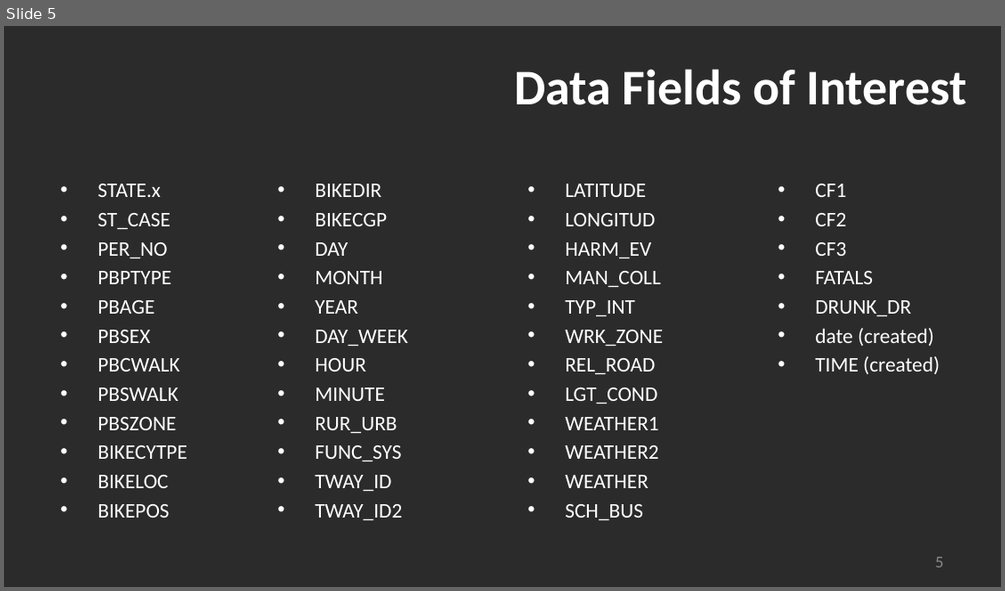
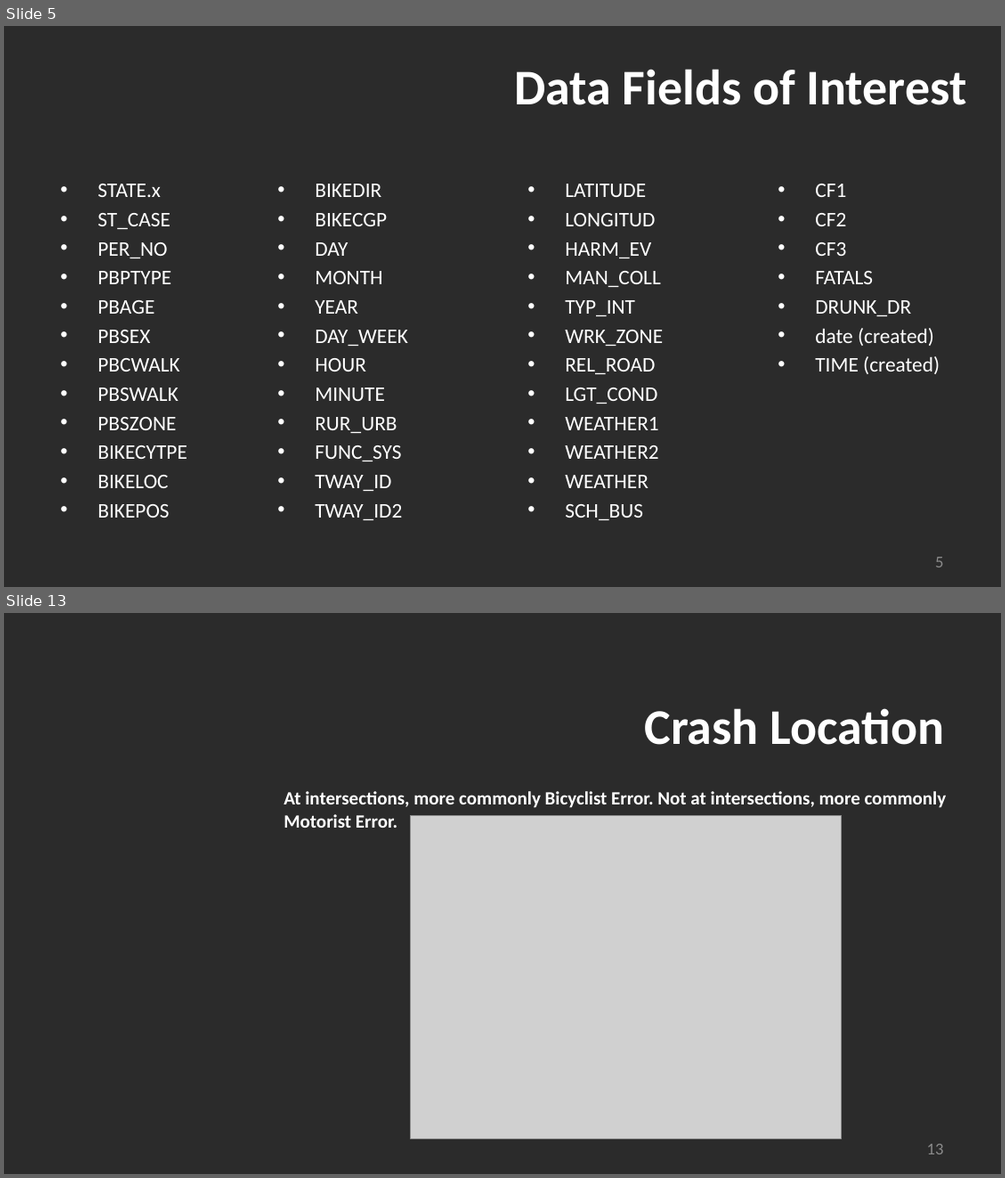
Before and after one commit to madams11/DataR-Project, a slide deck: US Bicycle Fatalities_Group 4.pptx. Shown one above the other, each under a label of ours: slide 5 before the commit, slides 5 and 13 after it; the slides between them are not shown. The pictures are 1005x591 and 1005x1178 pixels, drawn with LibreOffice and Linux fonts; fonts in the diff are those of the drawing; grey boxes stand for pictures; background and template pictures are left out; a plain dark background stands for a picture behind light text. Boxes give left, top, right and bottom in pixels: in the first picture for what was removed or moved away, otherwise in the second. Text is boxed around its words. In the diff, an @@ line names an element or a change of style, - is before the commit and + after.

```diff
--- a/US Bicycle Fatalities_Group 4.pptx
+++ b/US Bicycle Fatalities_Group 4.pptx
@@ slide 13 added at bbox=[4, 613, 1001, 1174], background picture (left out) @@
@@ title added at bbox=[645, 708, 944, 745], 48 pt, text #FFFFFF, bold @@
+Crash Location
@@ text added at bbox=[283, 791, 947, 827], 18 pt, text #FFFFFF, bold @@
+At intersections, more commonly Bicyclist Error. Not at intersections, more commonly Motorist Error.
@@ picture added at bbox=[411, 816, 841, 1139] @@
@@ page number added at bbox=[927, 1143, 944, 1154], 16 pt, text #8C8C8C @@
+13
```
Also in this commit, not shown: 9 slides changed, 5 other slides added, 3 slides removed.
